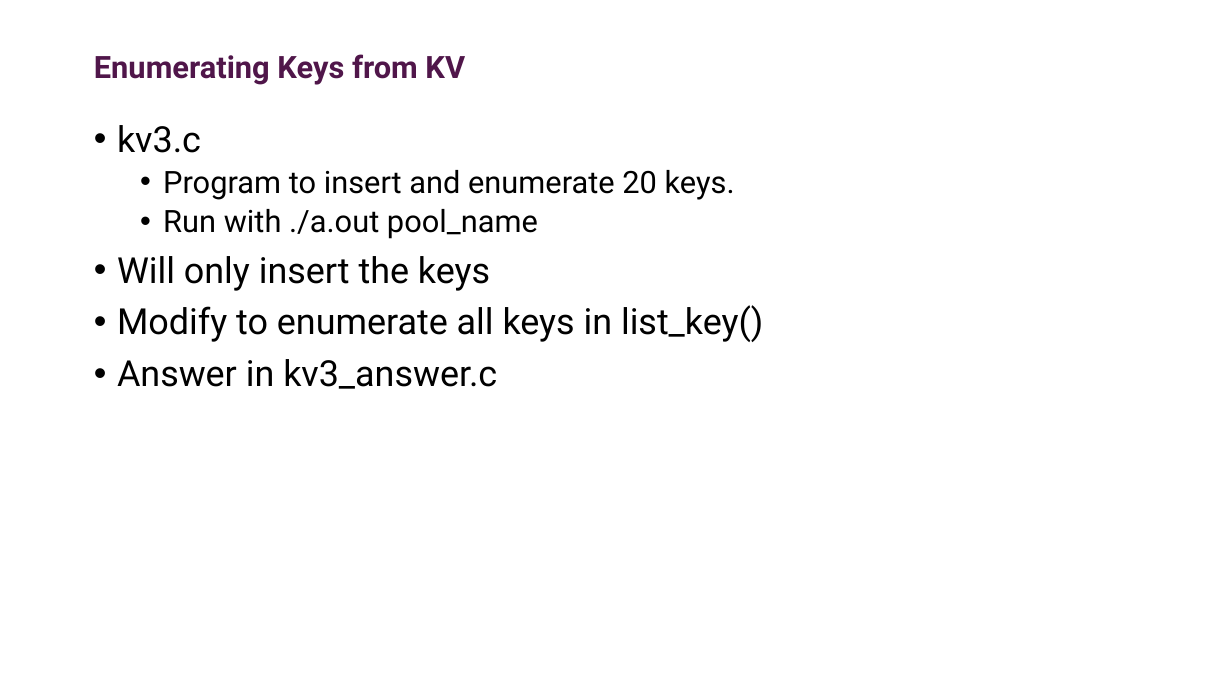
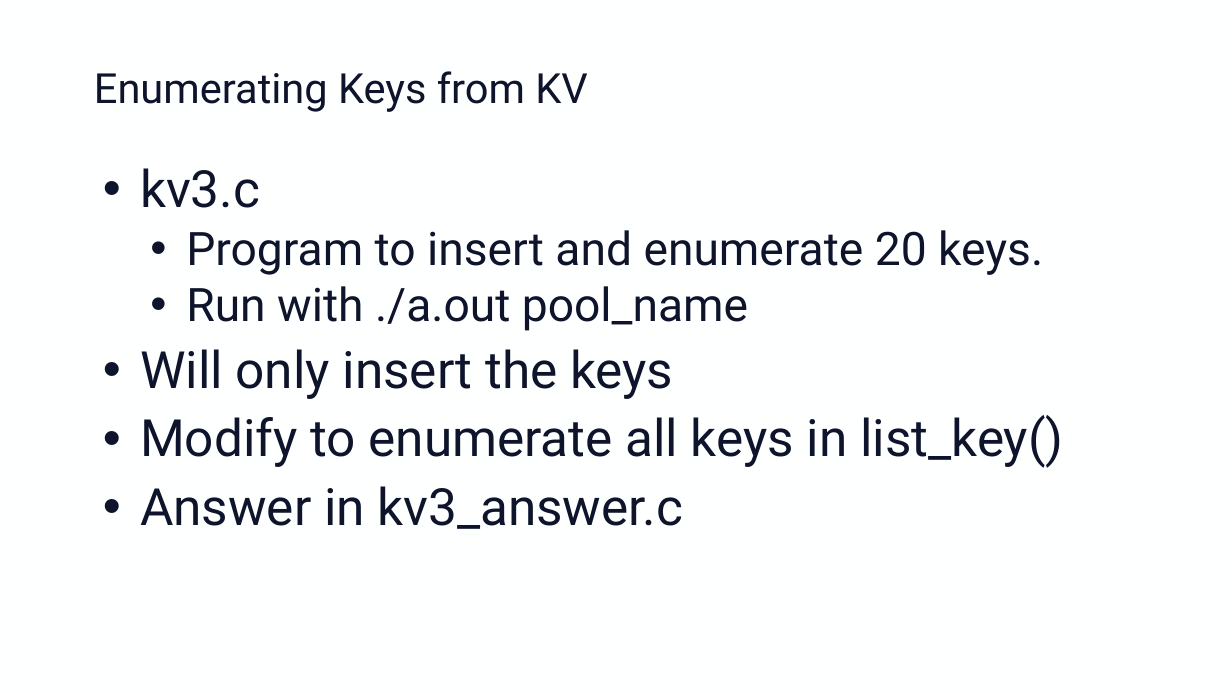
Before and after one commit to adrianjhpc/ObjectStoreTutorial, a slide deck: slide 6 of Exercises/DAOS/Handout/daos_hands_on.pptx (slide 7 before the commit). Drawn at 1232x693 pixels with LibreOffice and Linux fonts; fonts in the diff are those of the drawing; background and template pictures are left out. Boxes give left, top, right and bottom in pixels: in the first picture for what was removed or moved away, otherwise in the second. Text is boxed around its words. In the diff, an @@ line names an element or a change of style, - is before the commit and + after.

```diff
--- a/Exercises/DAOS/Handout/daos_hands_on.pptx
+++ b/Exercises/DAOS/Handout/daos_hands_on.pptx
@@ background picture (left out) to #FEFFFF @@
@@ title "Enumerating Keys from KV" moved from (x1=94, y1=54, x2=465, y2=85) to (x1=94, y1=71, x2=588, y2=112) @@
@@ title "Enumerating Keys from KV" at (x1=94, y1=71, x2=588, y2=112): size 24 to 32.4 pt, text colour #50164A to #0D142B, bold off @@
@@ text "kv3.c" moved from (x1=117, y1=125, x2=763, y2=389) to (x1=140, y1=168, x2=1063, y2=529) @@
@@ text "kv3.c" at (x1=140, y1=168, x2=1063, y2=529): size 28 to 40 pt in "kv3.c", "Will only insert the keys", "Modify to enumerate all keys in list_key()", "Answer in kv3_answer.c"; text colour #000000 to #0D142B; size 24 to 36 pt in "Program to insert and enumerate 20 keys.", "Run with ./a.out pool_name"; indent changed @@
```
Also in this commit, not shown: 12 other slides changed, 1 slide removed, 2 other files.
